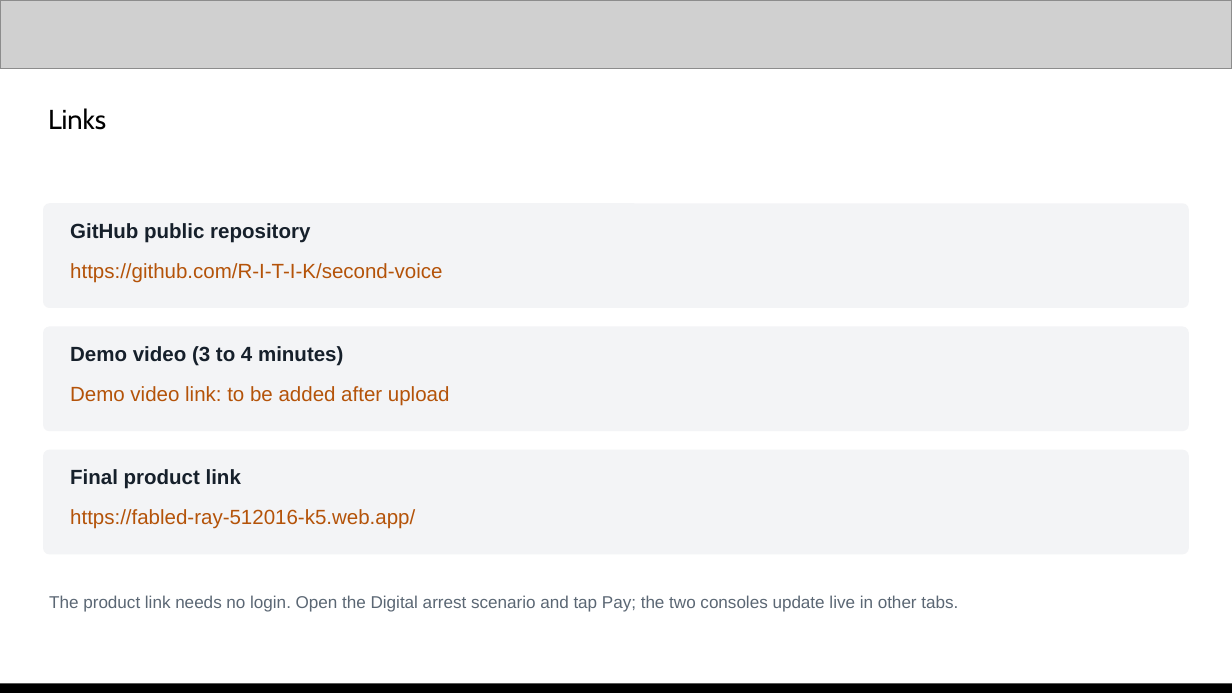
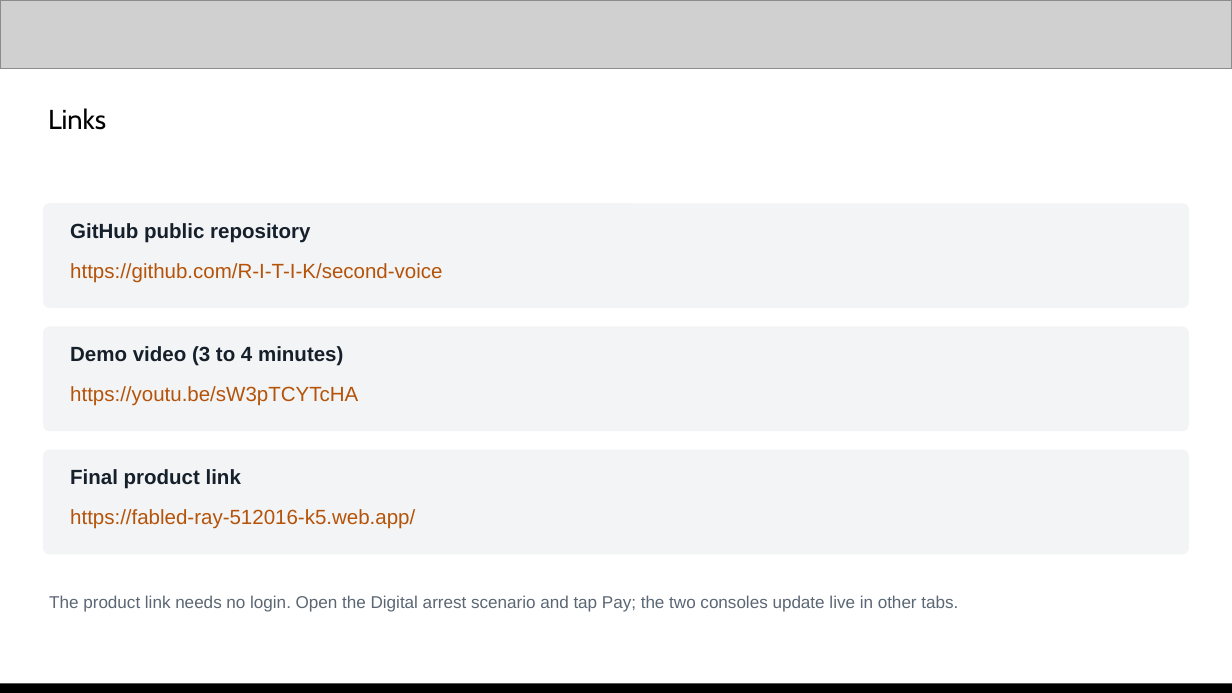
Before and after one commit to R-I-T-I-K/second-voice, a slide deck: slide 12 of docs/second-voice-deck.pptx. Drawn at 1232x693 pixels with LibreOffice and Linux fonts; fonts in the diff are those of the drawing; grey boxes stand for pictures. Boxes give left, top, right and bottom in pixels: in the first picture for what was removed or moved away, otherwise in the second. Text is boxed around its words. In the diff, an @@ line names an element or a change of style, - is before the commit and + after.

Commit message:
Add the demo video link to the deck

```diff
--- a/docs/second-voice-deck.pptx
+++ b/docs/second-voice-deck.pptx
@@ text at (70, 386, 358, 406): text changed @@
-Demo video link: to be added after upload
+https://youtu.be/sW3pTCYTcHA
```
Also in this commit, not shown: 2 other files.
